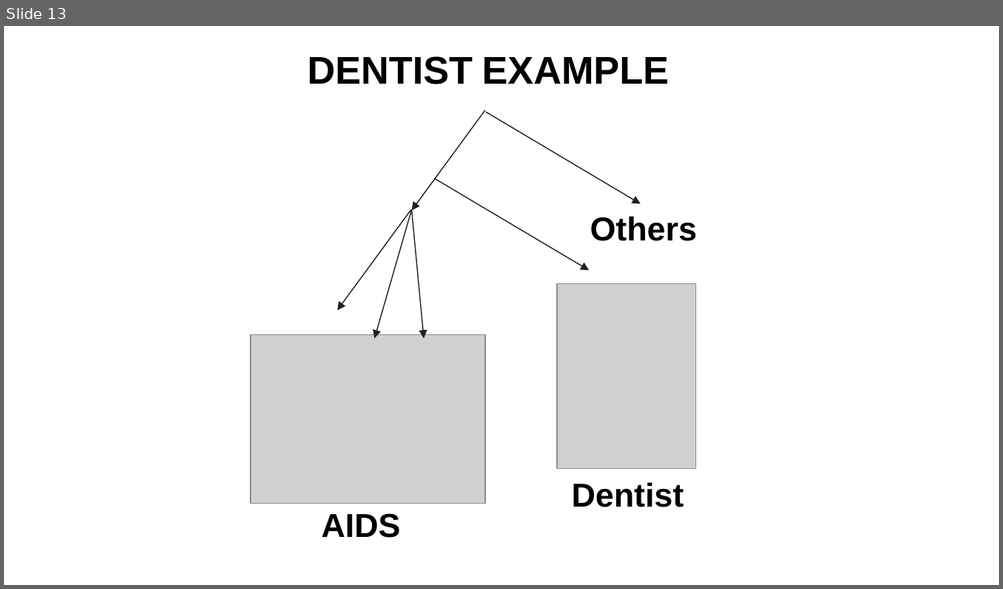
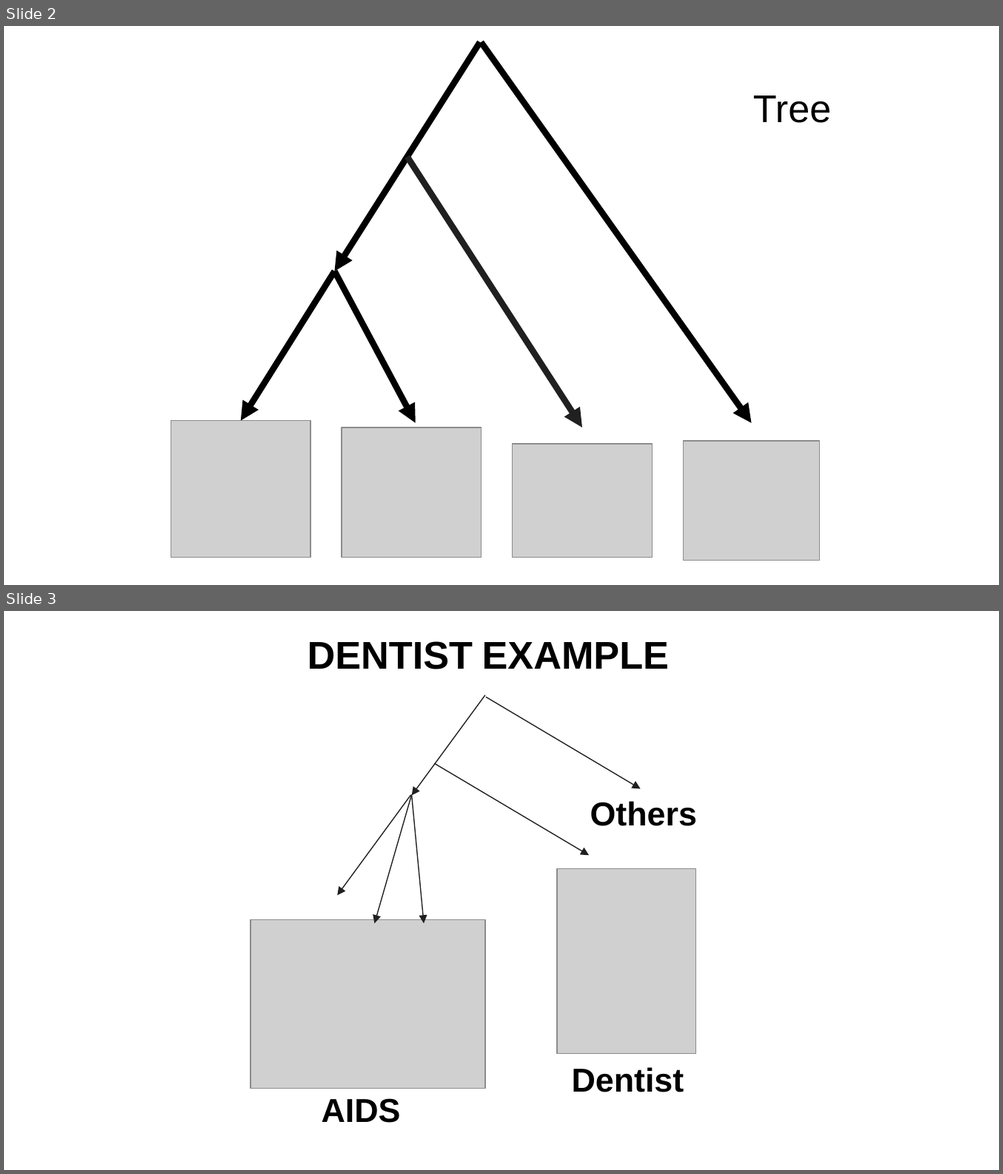
Before and after one commit to iharnoor/PhylogeneticNetworks, a slide deck: Notes/Research.PPTX. Shown one above the other, each under a label of ours: slide 13 before the commit, slides 2 and 3 after it. The pictures are 1003x589 and 1003x1174 pixels, drawn with LibreOffice and Linux fonts; fonts in the diff are those of the drawing; grey boxes stand for pictures. Boxes give left, top, right and bottom in pixels: in the first picture for what was removed or moved away, otherwise in the second. Text is boxed around its words. In the diff, an @@ line names an element or a change of style, - is before the commit and + after.

```diff
--- a/Notes/Research.PPTX
+++ b/Notes/Research.PPTX
@@ slide 2 added at (4,26,999,585), background #FFFFFF @@
@@ arrow added from (479, 42) to (334, 272), #000000 4.5 pt @@
@@ arrow added from (481, 42) to (751, 423), #000000 4.5 pt @@
@@ text added at (753,96,831,123), 28 pt, text #000000 @@
+Tree
@@ arrow added from (407, 157) to (582, 428), #202020 4.5 pt @@
@@ arrow added from (334, 272) to (241, 421), #000000 4.5 pt @@
@@ arrow added from (334, 272) to (415, 423), #000000 4.5 pt @@
@@ picture added at (171,421,310,558) @@
@@ picture added at (341,428,481,558) @@
@@ picture added at (512,443,652,557) @@
@@ picture added at (683,440,819,560) @@
@@ what was slide 13 is now slide 3 @@
```
Also in this commit, not shown: 3 slides changed, 14 other slides added, 14 slides removed.
